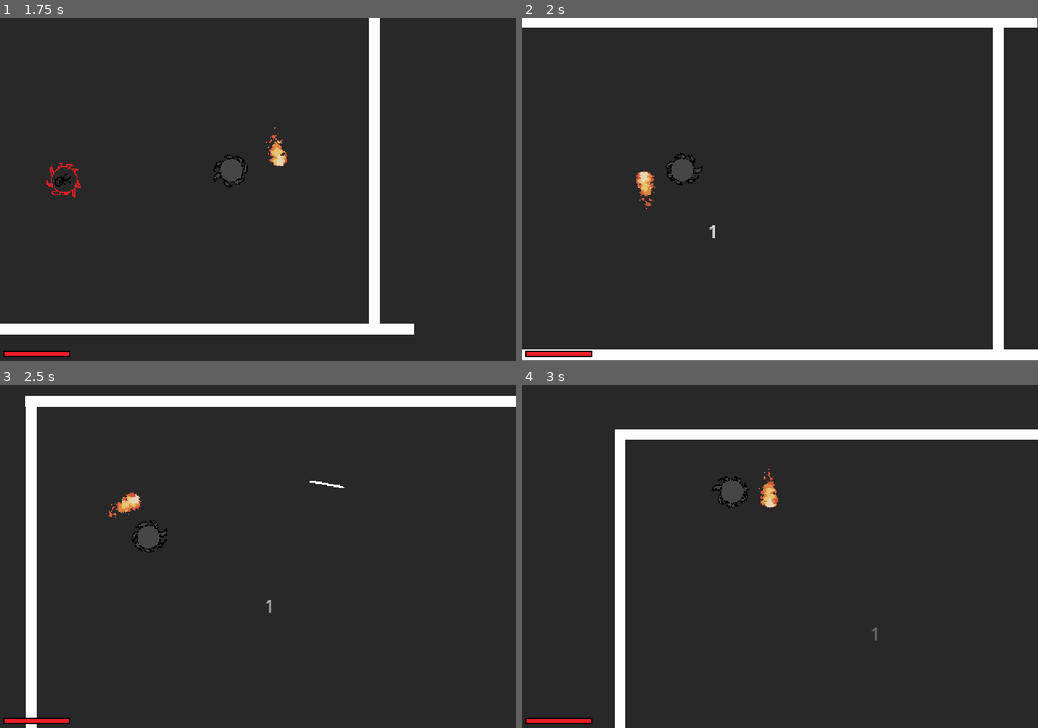
Above: before the commit, frames 1-4 (two rows, left to right).
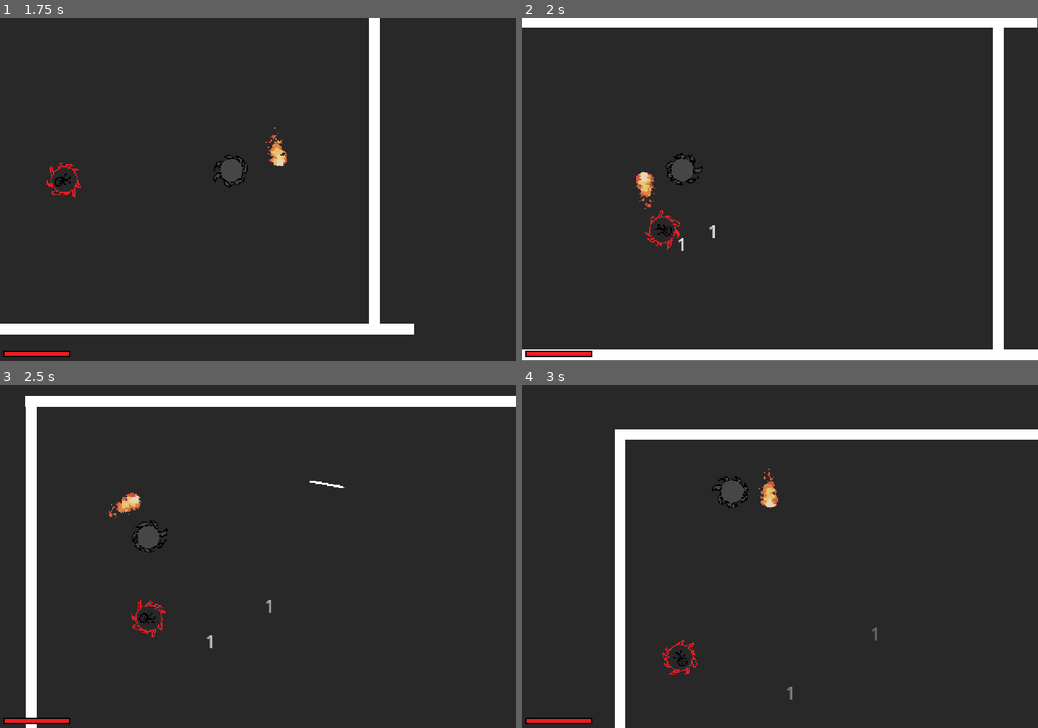
Above: after the commit, the same moments.

Repository: deltea/brj-2025
Game: Godot game, scene res://rooms/levels/test_level.tscn
Two runs of this game, one before a commit and one after it. Both use one fixed random seed, a clock stepped at 60 frames per second and the inputs below.
Inputs (mouse positions are in pixels of both pictures, inside the frame that each line leads up to):
- Up to frame 1 (1.75 s): move the mouse to (371, 172) at 0.52 s; press the mouse at (371, 172) at 0.53 s; move the mouse to (154, 206) at 1.27 s; release the mouse at (154, 206) at 1.28 s; click (154, 206) at 1.35 s
- Up to frame 2 (2 s): no input
- Up to frame 3 (2.5 s): move the mouse to (309, 481) at 2.02 s; press the mouse at (309, 481) at 2.03 s
- Up to frame 4 (3 s): move the mouse to (754, 625) at 2.77 s; release the mouse at (754, 625) at 2.78 s; click (754, 625) at 2.85 s

Frame 1 is identical in both runs. In frame 2, 0.3% of the frame differs, in the area x 22-32%, y 44-68%; in frame 3, 0.2%; in frame 4, 0.2%.

Commit message:
Implemented fire modifier, fixed enemy not colliding with env

Diff:
--- a/rooms/levels/test_level.tscn
+++ b/rooms/levels/test_level.tscn
@@ -37,6 +37,6 @@
 
 [node name="Example Enemy" parent="." index="5" instance=ExtResource("4_wodb3")]
 position = Vector2(96, 116)
-collision_mask = 1
+health = 20.0
 
 [node name="HUD" parent="." index="6" instance=ExtResource("5_5n3ta")]
--- a/scenes/enemies/enemy.gd
+++ b/scenes/enemies/enemy.gd
@@ -4,7 +4,7 @@
 @onready var player : Player = %Player;
 
 func _ready():
-	pass;
+	super._ready();
 
 func _physics_process(delta: float) -> void:
 	super._physics_process(delta);
--- a/scenes/enemies/enemy.tscn
+++ b/scenes/enemies/enemy.tscn
@@ -4,7 +4,7 @@
 [ext_resource type="Script" path="res://scenes/enemies/state_machine.gd" id="2_uhek4"]
 
 [node name="Enemy" type="RigidBody2D"]
-collision_layer = 2147483656
+collision_layer = 8
 collision_mask = 2147483655
 script = ExtResource("1_1h43w")
 
--- a/scenes/enemies/example_enemy.tscn
+++ b/scenes/enemies/example_enemy.tscn
@@ -33,8 +33,8 @@
 script = ExtResource("3_ccpcs")
 enemy = NodePath("../..")
 
-[node name="CollisionShape2D" parent="." index="1"]
+[node name="CollisionShape2D" parent="." index="2"]
 shape = SubResource("CircleShape2D_5wekg")
 
-[node name="AnimatedSprite2D" parent="." index="2"]
+[node name="AnimatedSprite2D" parent="." index="3"]
 sprite_frames = SubResource("SpriteFrames_o6qwq")
--- a/scenes/player/player.gd
+++ b/scenes/player/player.gd
@@ -5,6 +5,10 @@
 @onready var drag_line = $DragLine;
 
 var drag_start_pos : Vector2;
+
+func _ready():
+	#Such that if I add a ready function, I don't forget this
+	super._ready();
 
 func _enter_tree() -> void:
 	RoomManager.current_room.player = self;
